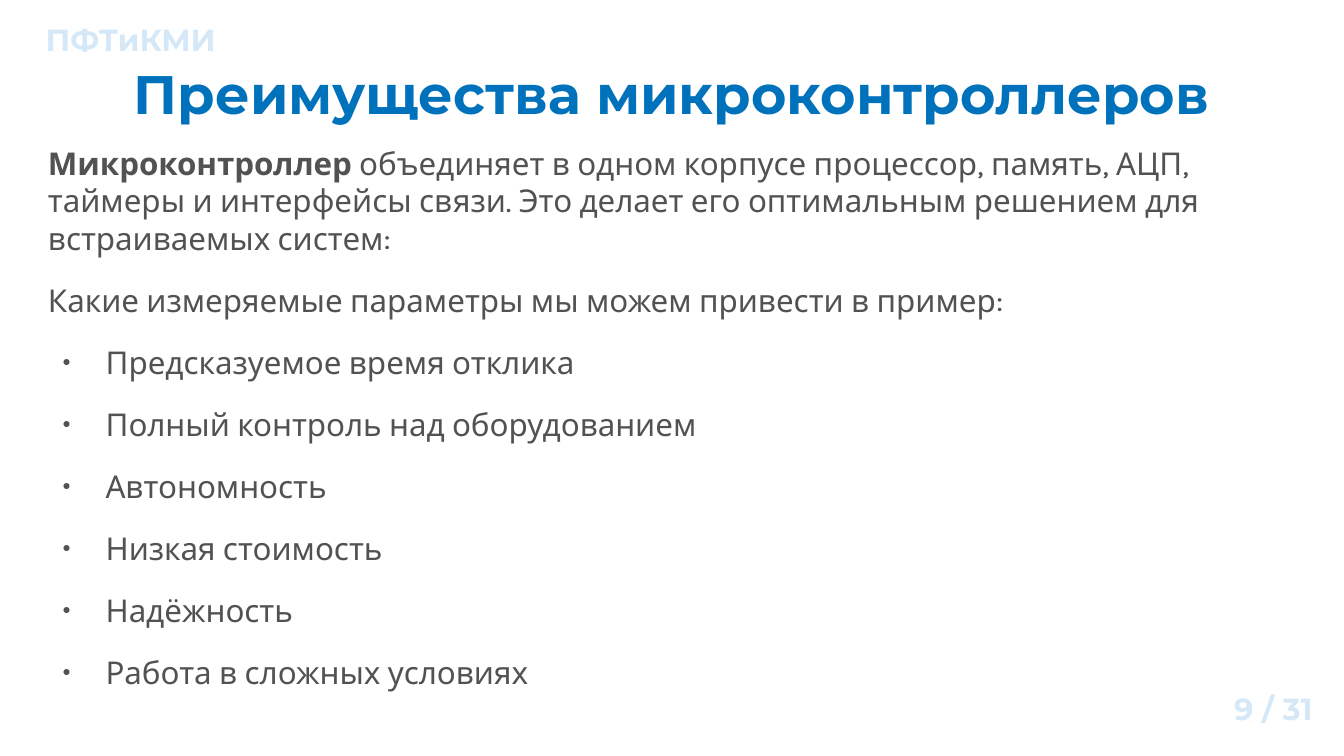
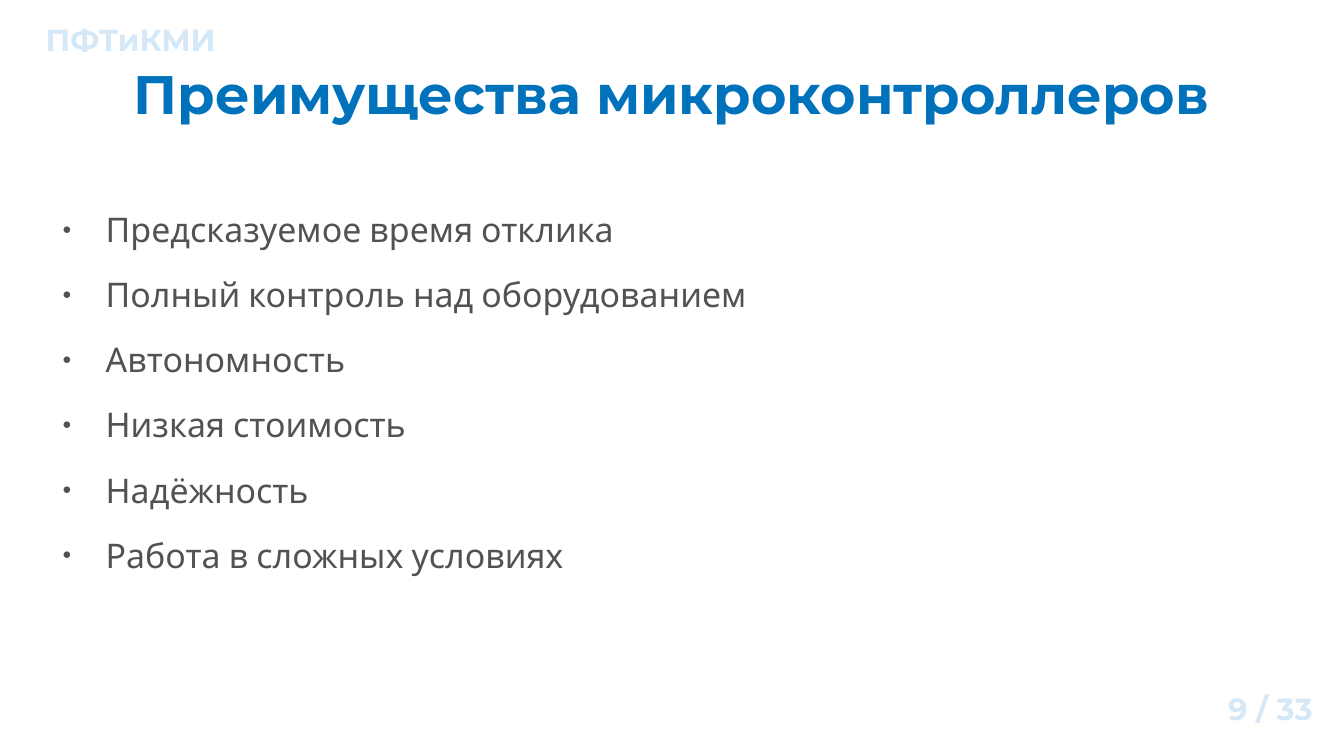
Before and after one commit to ant-lab-ru/ant-mcu, a slide deck: slide 9 of 1 Как начать работать с микроконтроллерами/Презентация/presentation_01.odp. Drawn at 1344x756 pixels with LibreOffice and Linux fonts; fonts in the diff are those of the drawing; background and template pictures are left out. Boxes give left, top, right and bottom in pixels: in the first picture for what was removed or moved away, otherwise in the second. Text is boxed around its words. In the diff, an @@ line names an element or a change of style, - is before the commit and + after.

```diff
--- a/1 Как начать работать с микроконтроллерами/Презентация/presentation_01.odp
+++ b/1 Как начать работать с микроконтроллерами/Презентация/presentation_01.odp
@@ text "Предсказуемое время отклика" at [106, 218, 746, 576]: size 18.5 to 20 pt @@
@@ text at [48, 151, 1199, 320]: paragraphs removed @@
-Микроконтроллер объединяет в одном корпусе процессор, память, АЦП, таймеры и интерфейсы связи. Это делает его оптимальным решением для встраиваемых систем:
-Какие измеряемые параметры мы можем привести в пример:
@@ page number at [979, 684, 1326, 742]: text changed @@
-9 / 31
+9 / 33
```
Also in this commit, not shown: 3 other slides changed, 17 slides added, 15 slides removed, 2 other files.
